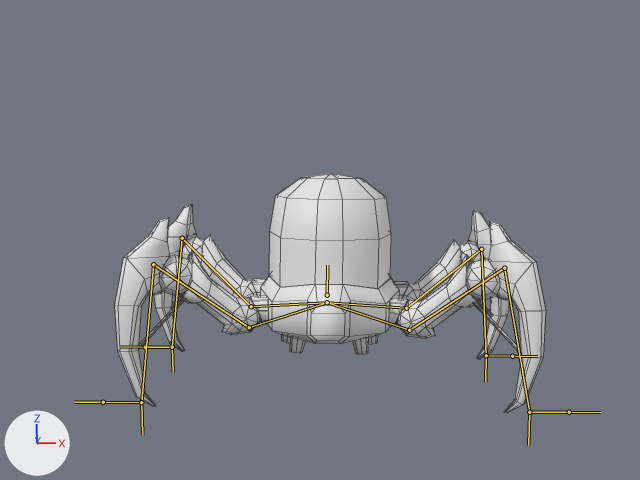
What one commit did to the Blender file Tools/Models/Misc/spider.blend.
The view is the same before and after, from the file's camera 'Camera'. The axes (+X, +Y, +Z) are drawn at lower left. The lights are the same throughout. Both versions are drawn at the pose saved in each file; the numbers are the values there. The bones that bend it are drawn over the model as lines. Mesh edges are drawn as thin lines.

The first picture shows 'Body', 'spiderhelmet'.
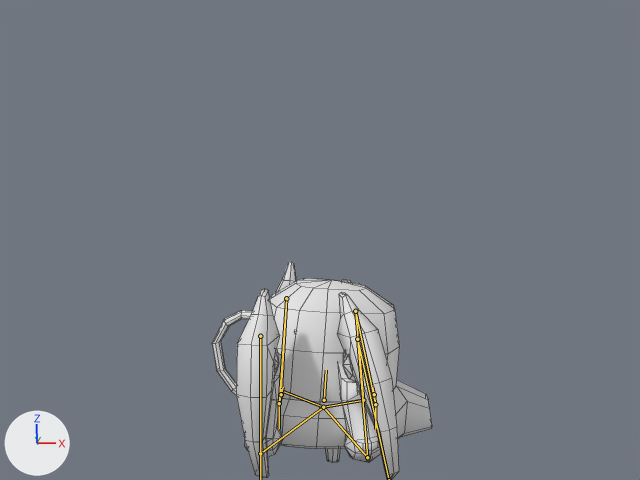
The change in detail:
Bone 'leg.r.l' (bone_leg_r_l) moves from (0.0, 10.33, 7.6) to (-9.24, 15.49, 21.28).
Bone 'leg.r.l' (bone_leg_r_l) turns from (0, 0, 0) to (0, -90, 0) degrees about its own x, y and z.
Bone 'Body' (bone_body) moves from (0.0, -10.92, 8.19) to (-0.25, -18.85, 9.05).
Bone 'Body' (bone_body) turns from (0, 0, 0) to (3, 90, 0) degrees about its own x, y and z.
Bone 'leg.r.r' (bone_leg_r_r) moves from (0.0, 10.96, 7.6) to (17.94, 15.65, 6.62).
Bone 'leg.r.r' (bone_leg_r_r) turns from (0, 0, 0) to (0, -90, 0) degrees about its own x, y and z.
Bone 'leg.f.r' (bone_leg_f_r) moves from (0.0, 11.0, 9.75) to (9.12, 15.79, -4.11).
Bone 'leg.f.r' (bone_leg_f_r) turns from (0, 0, 0) to (0, -90, 0) degrees about its own x, y and z.
Bone 'leg.f.l' (bone_leg_f_l) moves from (0.0, 10.78, 9.62) to (-16.59, 15.35, 11.21).
Bone 'leg.f.l' (bone_leg_f_l) turns from (0, 0, 0) to (0, -90, 0) degrees about its own x, y and z.

Changed parts and their boxes (x1, y1, x2, y2) in the pictures (640 x 480 px):
'Body', posed
    before: (115, 204, 546, 413)
    after: (212, 262, 432, 480)
'spiderhelmet', posed
    before: (269, 174, 391, 289)
    after: (270, 278, 400, 401)
bone 'Body', root to tip
    before: (327, 295) to (327, 265)
    after: (324, 400) to (326, 370)
bone 'leg.r.r', root to tip
    before: (486, 355) to (485, 381)
    after: (279, 403) to (279, 428)
bone 'leg.f.r', root to tip
    before: (529, 412) to (528, 445)
    after: (375, 404) to (375, 429)
